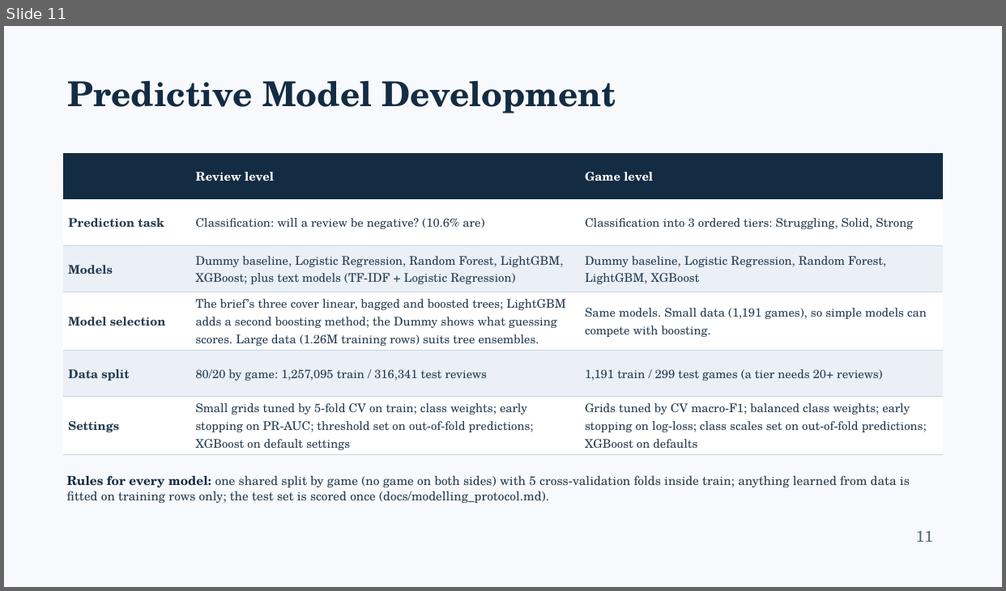
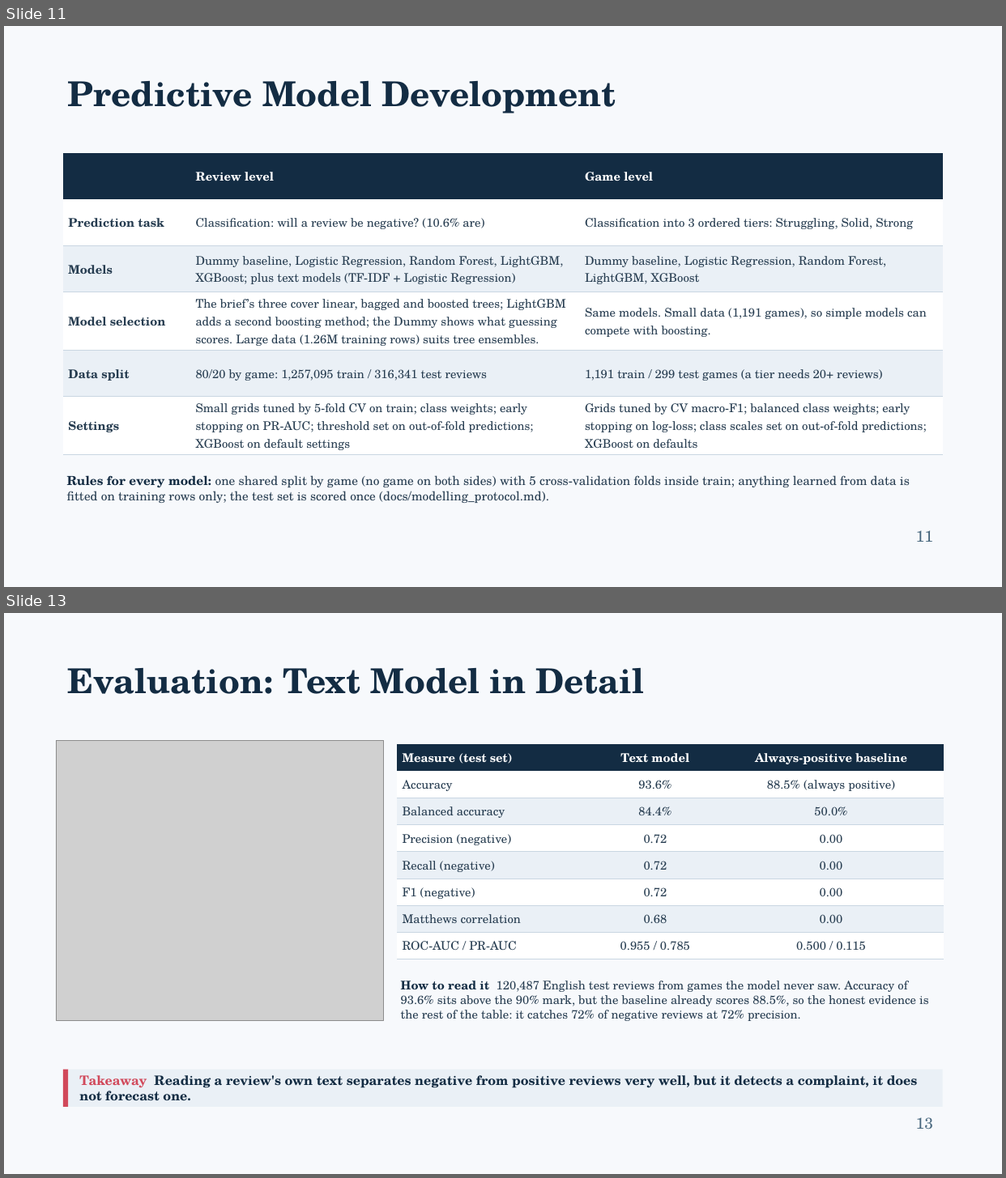
Before and after one commit to Shan713/IndieGuard, a slide deck: slides/review1.pptx. Shown one above the other, each under a label of ours: slide 11 before the commit, slides 11 and 13 after it; the slides between them are not shown. The pictures are 1006x591 and 1006x1178 pixels, drawn with LibreOffice and Linux fonts; fonts in the diff are those of the drawing; grey boxes stand for pictures. Boxes give left, top, right and bottom in pixels: in the first picture for what was removed or moved away, otherwise in the second. Text is boxed around its words. In the diff, an @@ line names an element or a change of style, - is before the commit and + after.

Commit message:
Add text-model test detail (accuracy, confusion matrix) and three evaluation slides

```diff
--- a/slides/review1.pptx
+++ b/slides/review1.pptx
@@ slide 13 added at (4,613,1002,1174), background #F7F9FC @@
@@ text added at (67,668,644,694), 33 pt, text #132C43, bold @@
+Evaluation: Text Model in Detail
@@ picture added at (57,740,385,1021) @@
@@ table added at (397,744,944,960), 8 rows, 3 columns @@
+Measure (test set) | Text model | Always-positive baseline
+Accuracy | 93.6% | 88.5% (always positive)
+Balanced accuracy | 84.4% | 50.0%
+Precision (negative) | 0.72 | 0.00
+Recall (negative) | 0.72 | 0.00
+F1 (negative) | 0.72 | 0.00
+Matthews correlation | 0.68 | 0.00
+ROC-AUC / PR-AUC | 0.955 / 0.785 | 0.500 / 0.115
@@ text added at (401,981,928,1021), 11.5 pt, text #263C50 @@
+How to read it 120,487 English test reviews from games the model never saw. Accuracy of 93.6% sits above the 90% mark, but the baseline already scores 88.5%, so the honest evidence is the rest of the table: it catches 72% of negative reviews at 72% precision.
@@ rectangle added at (63,1070,68,1107), fill #D1495B @@
@@ rectangle added at (68,1070,943,1107), fill #EAF0F6, 12.5 pt, text #132C43, bold @@
+Takeaway Reading a review's own text separates negative from positive reviews very well, but it detects a complaint, it does not forecast one.
@@ text added at (916,1118,933,1130), 15 pt, text #48677E @@
+13
```
Also in this commit, not shown: 3 slides changed, 2 other slides added, 3 other files.
